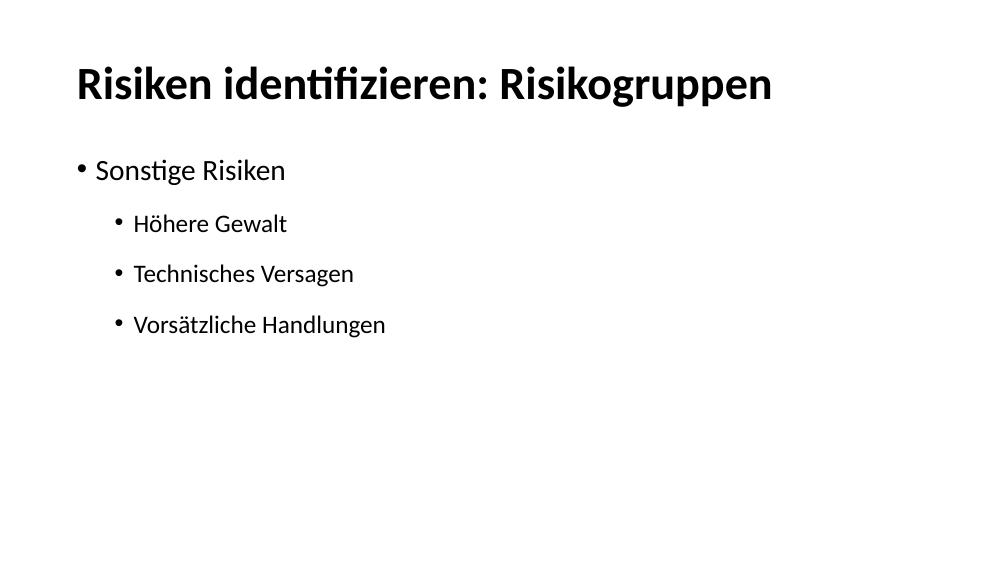
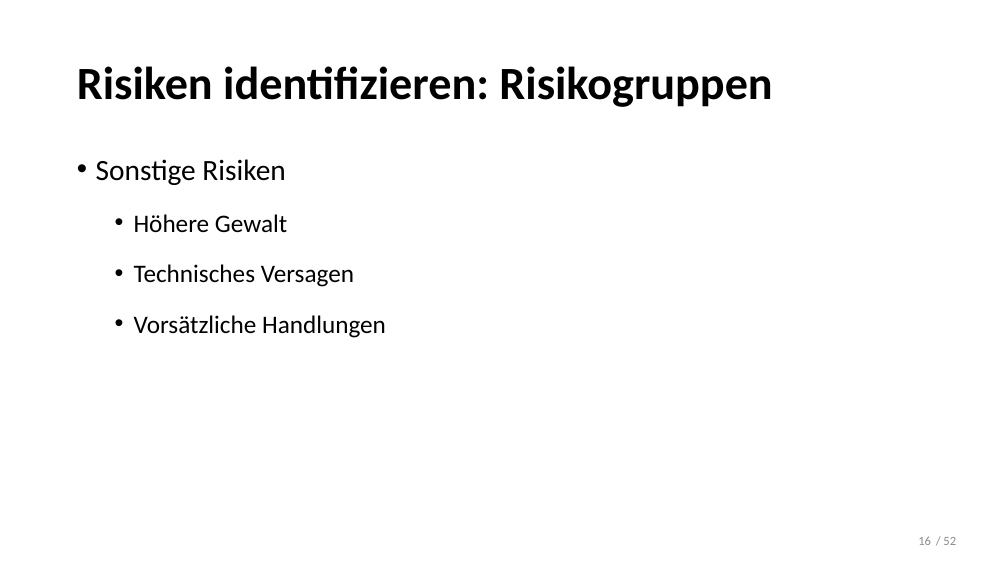
Before and after one commit to LennartDuemke/Sicherheit, a slide deck: slide 16 of Risikomanagement.pptx. Drawn at 1008x567 pixels with LibreOffice and Linux fonts; fonts in the diff are those of the drawing. Boxes give left, top, right and bottom in pixels: in the first picture for what was removed or moved away, otherwise in the second. Text is boxed around its words. In the diff, an @@ line names an element or a change of style, - is before the commit and + after.

```diff
--- a/Risikomanagement.pptx
+++ b/Risikomanagement.pptx
@@ page number added at (x1=918, y1=536, x2=931, y2=545), 12 pt, text #8C8C8C @@
+16
@@ text added at (x1=943, y1=537, x2=956, y2=545), 12 pt, text #8C8C8C @@
+/ 52
```
Also in this commit, not shown: 50 other slides changed, 4 other files.
